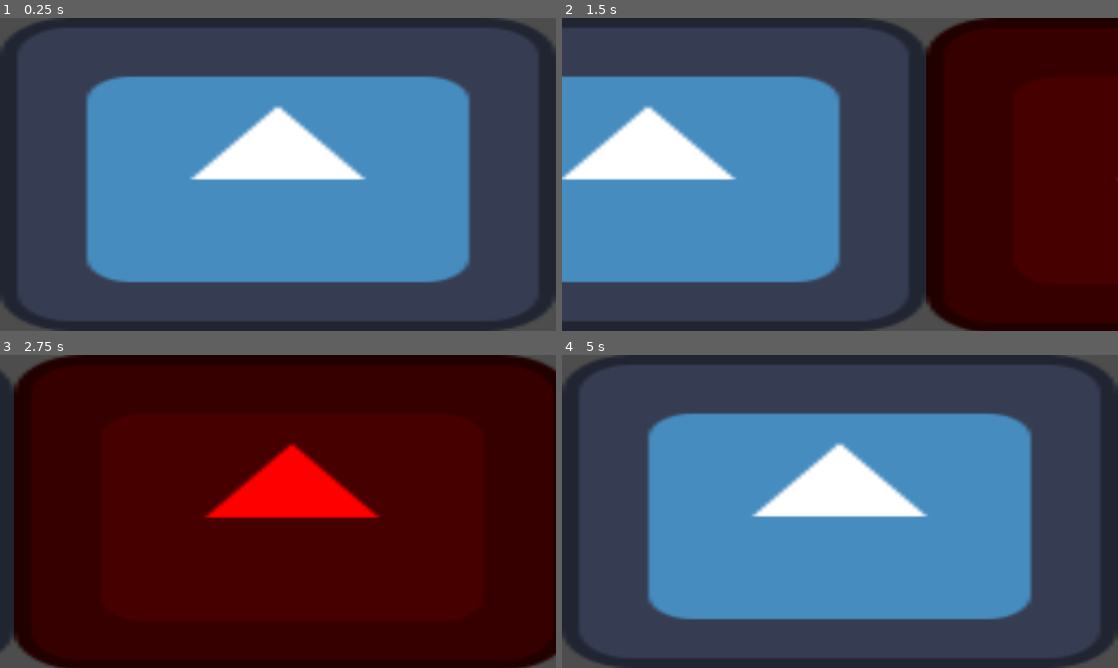
Above: before the commit, frames 1-4 (two rows, left to right).
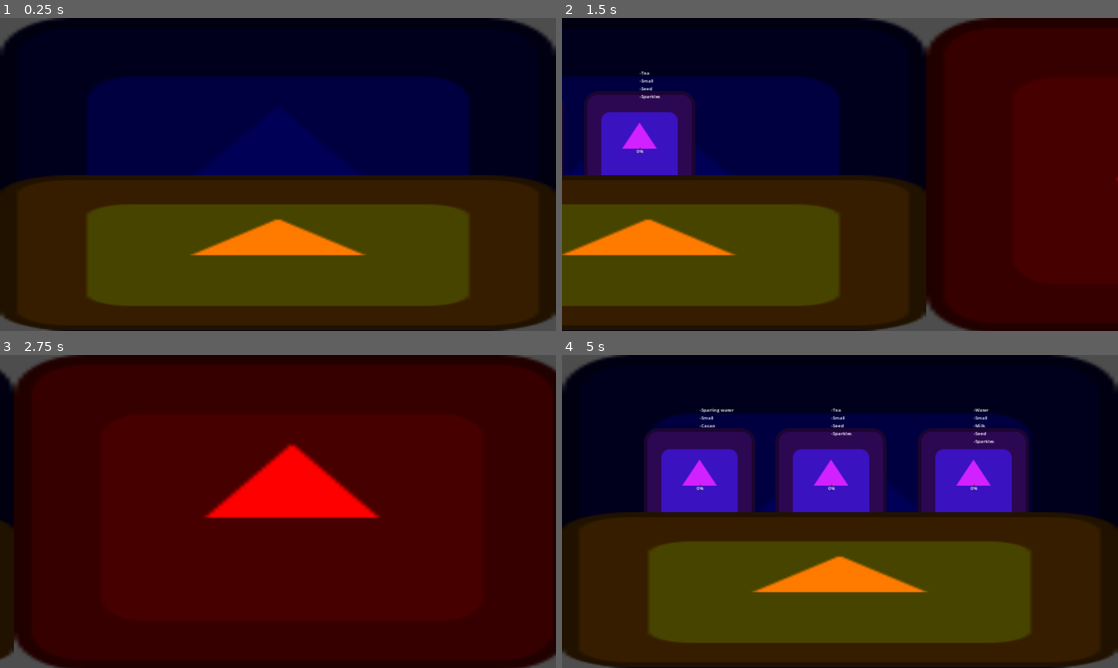
Above: after the commit, the same moments.

Repository: killerlick/creamy-cat-coffy
Game: Godot game, scene res://scenes/level.tscn
Same seed, same stepped clock (60 frames per second), same inputs: the game is played once before the commit and once after it. The project has no main scene, so this scene is started directly. The engine's default icon, where the game draws it, is replaced by a stand-in: a white triangle on a blue panel in a dark square.
Inputs:
- Up to frame 1 (0.25 s): no input
- Up to frame 2 (1.5 s): tap Enter at 0.5 s; hold D (Right) 0.53-1.28 s; hold G (spawn_cat, bound only after the commit) 0.53-1.28 s; hold Left (Left) from 1.28 s (still down); tap G (spawn_cat, bound only after the commit) at 1.35 s
- Up to frame 3 (2.75 s): release Left (Left) at 2.03 s; hold D (Right) from 2.03 s (still down); hold G (spawn_cat, bound only after the commit) from 2.03 s (still down)
- Up to frame 4 (5 s): release G (spawn_cat, bound only after the commit) at 2.78 s; tap G (spawn_cat, bound only after the commit) at 2.85, 4.35 s; release D (Right) at 3.53 s; hold G (spawn_cat, bound only after the commit) 3.53-4.28 s; hold Left (Left) from 3.53 s (still down)

The runs differ from the first frame. In frame 1, 99% of the frame differs, in the area x 0-100%, y 0-100%; in frame 2, 65%; in frame 3, 2.2%; in frame 4, 99%.

Commit message:
ajout de structure chat et boisson ,

Diff:
--- a/Globals.gd
+++ b/Globals.gd
@@ -15,20 +15,22 @@
 
 #tout les ressources a utilisés pour le jeu
 
-var ALL_ADDONS : Array[Food_elements]
-var ALL_GLASSES : Array[Food_elements]
-var ALL_LIQUID : Array[Food_elements]
-var ALL_POWDER : Array[Food_elements]
-var ALL_TOPPING : Array[Food_elements]
+var ALL_ADDONS : Array[AddonElement]
+var ALL_GLASSES : Array[GlassElement]
+var ALL_LIQUID : Array[LiquidElement]
+var ALL_POWDER : Array[PowderElement]
+var ALL_TOPPING : Array[ToppingElement]
 
+#nombre de place au comptoir
+var level_slot = 3
 
 # Called when the node enters the scene tree for the first time.
 func _ready() -> void:
 	load_ressource_from_folder("res://assets/ressources/addon/",ALL_ADDONS)
-	load_ressource_from_folder("res://assets/ressources/addon/",ALL_GLASSES)
-	load_ressource_from_folder("res://assets/ressources/addon/",ALL_LIQUID)
-	load_ressource_from_folder("res://assets/ressources/addon/",ALL_POWDER)
-	load_ressource_from_folder("res://assets/ressources/addon/",ALL_TOPPING)
+	load_ressource_from_folder("res://assets/ressources/glass/",ALL_GLASSES)
+	load_ressource_from_folder("res://assets/ressources/liquid/",ALL_LIQUID)
+	load_ressource_from_folder("res://assets/ressources/powder/",ALL_POWDER)
+	load_ressource_from_folder("res://assets/ressources/toppings/",ALL_TOPPING)
 
 
 func load_ressource_from_folder(path:String ,array_resource : Array) -> void :
--- a/assets/ressources/addon/boba.tres
+++ b/assets/ressources/addon/boba.tres
@@ -1,4 +1,4 @@
-[gd_resource type="Resource" load_steps=2 format=3 uid="uid://b8otrg3gnwq6f"]
+[gd_resource type="Resource" script_class="AddonElement" load_steps=2 format=3 uid="uid://b8otrg3gnwq6f"]
 
 [ext_resource type="Script" path="res://assets/ressources/addon/drink_addon.gd" id="1_ge5ux"]
 
@@ -6,6 +6,6 @@
 script = ExtResource("1_ge5ux")
 type = 0
 element_type = 0
-element_name = "boba"
+element_name = "Boba"
 element_sprite = Array[Texture2D]([])
 element_cost = 0
--- a/assets/ressources/glass/large.tres
+++ b/assets/ressources/glass/large.tres
@@ -1,11 +1,11 @@
-[gd_resource type="Resource" load_steps=2 format=3 uid="uid://b64tu0t5f4ah4"]
+[gd_resource type="Resource" script_class="GlassElement" load_steps=2 format=3 uid="uid://b64tu0t5f4ah4"]
 
 [ext_resource type="Script" path="res://assets/ressources/glass/drink_glass.gd" id="1_frw2n"]
 
 [resource]
 script = ExtResource("1_frw2n")
-type = 0
+type = 2
 element_type = 0
-element_name = ""
+element_name = "Large"
 element_sprite = Array[Texture2D]([])
 element_cost = 0
--- a/assets/ressources/glass/medium.tres
+++ b/assets/ressources/glass/medium.tres
@@ -1,11 +1,11 @@
-[gd_resource type="Resource" load_steps=2 format=3 uid="uid://b0nv2musutd7u"]
+[gd_resource type="Resource" script_class="GlassElement" load_steps=2 format=3 uid="uid://b0nv2musutd7u"]
 
 [ext_resource type="Script" path="res://assets/ressources/glass/drink_glass.gd" id="1_d6p7m"]
 
 [resource]
 script = ExtResource("1_d6p7m")
-type = 0
+type = 1
 element_type = 0
-element_name = ""
+element_name = "Medium"
 element_sprite = Array[Texture2D]([])
 element_cost = 0
--- a/assets/ressources/glass/small.tres
+++ b/assets/ressources/glass/small.tres
@@ -1,4 +1,4 @@
-[gd_resource type="Resource" load_steps=2 format=3 uid="uid://c2lmpjh1553w4"]
+[gd_resource type="Resource" script_class="GlassElement" load_steps=2 format=3 uid="uid://c2lmpjh1553w4"]
 
 [ext_resource type="Script" path="res://assets/ressources/glass/drink_glass.gd" id="1_23hus"]
 
@@ -6,6 +6,6 @@
 script = ExtResource("1_23hus")
 type = 0
 element_type = 0
-element_name = ""
+element_name = "Small"
 element_sprite = Array[Texture2D]([])
 element_cost = 0
--- a/assets/ressources/liquid/coffee.tres
+++ b/assets/ressources/liquid/coffee.tres
@@ -1,7 +1,12 @@
-[gd_resource type="Resource" script_class="Drink_elements" load_steps=2 format=3 uid="uid://br6ju1dfrbejq"]
+[gd_resource type="Resource" script_class="LiquidElement" load_steps=2 format=3 uid="uid://dlp51gvom4262"]
 
-[ext_resource type="Script" path="res://scripts/drink_elements.gd" id="1_eqaj7"]
+[ext_resource type="Script" path="res://assets/ressources/liquid/liquid.gd" id="1_eotkb"]
 
 [resource]
-script = ExtResource("1_eqaj7")
-element_name = ""
+script = ExtResource("1_eotkb")
+type = 0
+allow_powder = false
+element_type = 0
+element_name = "Coffee"
+element_sprite = Array[Texture2D]([])
+element_cost = 0
--- a/assets/ressources/liquid/sparkling_water.tres
+++ b/assets/ressources/liquid/sparkling_water.tres
@@ -1,11 +1,12 @@
-[gd_resource type="Resource" load_steps=2 format=3 uid="uid://b7ogrnywa7egl"]
+[gd_resource type="Resource" script_class="LiquidElement" load_steps=2 format=3 uid="uid://b7ogrnywa7egl"]
 
 [ext_resource type="Script" path="res://assets/ressources/liquid/liquid.gd" id="1_xo3ua"]
 
 [resource]
 script = ExtResource("1_xo3ua")
-type = 2
+type = 3
+allow_powder = false
 element_type = 0
-element_name = ""
+element_name = "Sparling water"
 element_sprite = Array[Texture2D]([])
 element_cost = 0
--- a/assets/ressources/liquid/tea.tres
+++ b/assets/ressources/liquid/tea.tres
@@ -1,11 +1,12 @@
-[gd_resource type="Resource" load_steps=2 format=3 uid="uid://cjxdxu5x01j6h"]
+[gd_resource type="Resource" script_class="LiquidElement" load_steps=2 format=3 uid="uid://cjxdxu5x01j6h"]
 
 [ext_resource type="Script" path="res://assets/ressources/liquid/liquid.gd" id="1_t3bf5"]
 
 [resource]
 script = ExtResource("1_t3bf5")
-type = 0
+type = 1
+allow_powder = false
 element_type = 0
-element_name = ""
+element_name = "Tea"
 element_sprite = Array[Texture2D]([])
 element_cost = 0
--- a/assets/ressources/liquid/water.tres
+++ b/assets/ressources/liquid/water.tres
@@ -1,11 +1,12 @@
-[gd_resource type="Resource" load_steps=2 format=3 uid="uid://cvjsv241rqhj4"]
+[gd_resource type="Resource" script_class="LiquidElement" load_steps=2 format=3 uid="uid://cvjsv241rqhj4"]
 
 [ext_resource type="Script" path="res://assets/ressources/liquid/liquid.gd" id="1_utn23"]
 
 [resource]
 script = ExtResource("1_utn23")
-type = 0
+type = 2
+allow_powder = true
 element_type = 0
-element_name = ""
+element_name = "Water"
 element_sprite = Array[Texture2D]([])
 element_cost = 0
--- a/assets/ressources/powder/milk.tres
+++ b/assets/ressources/powder/milk.tres
@@ -1,11 +1,11 @@
-[gd_resource type="Resource" load_steps=2 format=3 uid="uid://babak044bwwcd"]
+[gd_resource type="Resource" script_class="PowderElement" load_steps=2 format=3 uid="uid://babak044bwwcd"]
 
 [ext_resource type="Script" path="res://assets/ressources/powder/powder.gd" id="1_wgiu6"]
 
 [resource]
 script = ExtResource("1_wgiu6")
-type = 0
+type = 1
 element_type = 0
-element_name = ""
+element_name = "Milk"
 element_sprite = Array[Texture2D]([])
 element_cost = 0
--- a/assets/ressources/powder/strawberry.tres
+++ b/assets/ressources/powder/strawberry.tres
@@ -1,11 +1,11 @@
-[gd_resource type="Resource" load_steps=2 format=3 uid="uid://dt607lqqs1y2v"]
+[gd_resource type="Resource" script_class="PowderElement" load_steps=2 format=3 uid="uid://dt607lqqs1y2v"]
 
 [ext_resource type="Script" path="res://assets/ressources/powder/powder.gd" id="1_lxudk"]
 
 [resource]
 script = ExtResource("1_lxudk")
-type = 0
+type = 2
 element_type = 0
-element_name = ""
+element_name = "Strawberry"
 element_sprite = Array[Texture2D]([])
 element_cost = 0
--- a/assets/ressources/toppings/milk_cream.tres
+++ b/assets/ressources/toppings/milk_cream.tres
@@ -1,11 +1,11 @@
-[gd_resource type="Resource" load_steps=2 format=3 uid="uid://eyu3fitbp1ty"]
+[gd_resource type="Resource" script_class="ToppingElement" load_steps=2 format=3 uid="uid://eyu3fitbp1ty"]
 
 [ext_resource type="Script" path="res://assets/ressources/toppings/topping.gd" id="1_oo3f1"]
 
 [resource]
 script = ExtResource("1_oo3f1")
-type = 0
+type = 1
 element_type = 0
-element_name = ""
+element_name = "Milk Cream"
 element_sprite = Array[Texture2D]([])
 element_cost = 0
--- a/assets/ressources/toppings/sparkles.tres
+++ b/assets/ressources/toppings/sparkles.tres
@@ -1,11 +1,11 @@
-[gd_resource type="Resource" load_steps=2 format=3 uid="uid://p4iu8h0fpadm"]
+[gd_resource type="Resource" script_class="ToppingElement" load_steps=2 format=3 uid="uid://p4iu8h0fpadm"]
 
 [ext_resource type="Script" path="res://assets/ressources/toppings/topping.gd" id="1_qd6if"]
 
 [resource]
 script = ExtResource("1_qd6if")
-type = 0
+type = 2
 element_type = 0
-element_name = ""
+element_name = "Sparkles"
 element_sprite = Array[Texture2D]([])
 element_cost = 0
--- a/project.godot
+++ b/project.godot
@@ -38,6 +38,11 @@
 , Object(InputEventKey,"resource_local_to_scene":false,"resource_name":"","device":0,"window_id":0,"alt_pressed":false,"shift_pressed":false,"ctrl_pressed":false,"meta_pressed":false,"pressed":false,"keycode":0,"physical_keycode":81,"key_label":0,"unicode":0,"location":0,"echo":false,"script":null)
 ]
 }
+spawn_cat={
+"deadzone": 0.5,
+"events": [Object(InputEventKey,"resource_local_to_scene":false,"resource_name":"","device":0,"window_id":0,"alt_pressed":false,"shift_pressed":false,"ctrl_pressed":false,"meta_pressed":false,"pressed":false,"keycode":0,"physical_keycode":71,"key_label":0,"unicode":0,"location":0,"echo":false,"script":null)
+]
+}
 
 [rendering]
 
--- a/scenes/Cat.tscn
+++ b/scenes/Cat.tscn
@@ -1,14 +1,26 @@
-[gd_scene load_steps=2 format=3 uid="uid://cw5xrbfnapuyr"]
+[gd_scene load_steps=3 format=3 uid="uid://cw5xrbfnapuyr"]
 
 [ext_resource type="Script" path="res://scripts/cat.gd" id="1_x41no"]
+[ext_resource type="Texture2D" uid="uid://dhjuoxaevqqr1" path="res://icon.svg" id="2_qilwo"]
 
 [node name="Cat" type="Node2D"]
 script = ExtResource("1_x41no")
 
 [node name="Cat_sprite" type="Sprite2D" parent="."]
+modulate = Color(0.819608, 0.313726, 1, 1)
+self_modulate = Color(1, 0.411765, 1, 1)
+scale = Vector2(3, 3)
+texture = ExtResource("2_qilwo")
 
 [node name="Bar_attente" type="ProgressBar" parent="."]
 offset_right = 4.0
 offset_bottom = 27.0
 
 [node name="Order_bubble" type="Node2D" parent="."]
+
+[node name="Order_text" type="Label" parent="."]
+offset_top = -268.0
+offset_right = 115.0
+offset_bottom = -245.0
+text = "je veux un truc
+un cafe , du matcha"
--- a/scenes/Cuisine.tscn
+++ b/scenes/Cuisine.tscn
@@ -1,8 +1,10 @@
-[gd_scene load_steps=2 format=3 uid="uid://qrpje8cifsi8"]
+[gd_scene load_steps=3 format=3 uid="uid://qrpje8cifsi8"]
 
+[ext_resource type="Script" path="res://scripts/cuisine.gd" id="1_i2id2"]
 [ext_resource type="Texture2D" uid="uid://dhjuoxaevqqr1" path="res://icon.svg" id="1_pogff"]
 
 [node name="Cuisine" type="Node2D"]
+script = ExtResource("1_i2id2")
 
 [node name="Sprite2D" type="Sprite2D" parent="."]
 modulate = Color(1, 0, 0, 1)
--- a/scenes/comptoir.tscn
+++ b/scenes/comptoir.tscn
@@ -1,10 +1,81 @@
-[gd_scene load_steps=2 format=3 uid="uid://cl3o4tlt4d7sv"]
+[gd_scene load_steps=3 format=3 uid="uid://cl3o4tlt4d7sv"]
 
 [ext_resource type="Texture2D" uid="uid://dhjuoxaevqqr1" path="res://icon.svg" id="1_cfgpo"]
+[ext_resource type="Script" path="res://scripts/comptoir.gd" id="1_l3mem"]
 
 [node name="Comptoir" type="Node2D"]
+script = ExtResource("1_l3mem")
 
-[node name="ColorRect" type="Sprite2D" parent="."]
+[node name="background" type="Sprite2D" parent="."]
+modulate = Color(0, 0, 0.337255, 1)
+z_index = -10
 scale = Vector2(15, 8.438)
 texture = ExtResource("1_cfgpo")
 centered = false
+
+[node name="catEmplacement" type="Node2D" parent="."]
+visible = false
+
+[node name="formation 2" type="Node2D" parent="catEmplacement"]
+visible = false
+
+[node name="chat 1" type="Marker2D" parent="catEmplacement/formation 2" groups=["chats_2"]]
+position = Vector2(1182, 445)
+
+[node name="chat 2" type="Marker2D" parent="catEmplacement/formation 2" groups=["chats_2"]]
+position = Vector2(568, 445)
+
+[node name="formation 3" type="Node2D" parent="catEmplacement"]
+visible = false
+
+[node name="chat 1" type="Marker2D" parent="catEmplacement/formation 3" groups=["chats_3"]]
+position = Vector2(476, 445)
+
+[node name="chat 2" type="Marker2D" parent="catEmplacement/formation 3" groups=["chats_3"]]
+position = Vector2(930, 445)
+
+[node name="chat 3" type="Marker2D" parent="catEmplacement/formation 3" groups=["chats_3"]]
+position = Vector2(1422, 445)
+
+[node name="formation 4" type="Node2D" parent="catEmplacement"]
+visible = false
+
+[node name="chat 1" type="Marker2D" parent="catEmplacement/formation 4" groups=["chats_4"]]
+position = Vector2(286, 445)
+
+[node name="chat 2" type="Marker2D" parent="catEmplacement/formation 4" groups=["chats_4"]]
+position = Vector2(692, 438)
+
+[node name="chat 3" type="Marker2D" parent="catEmplacement/formation 4" groups=["chats_4"]]
+position = Vector2(1113, 445)
+
+[node name="chat 4" type="Marker2D" parent="catEmplacement/formation 4" groups=["chats_4"]]
+position = Vector2(1513, 445)
+
+[node name="formation 5" type="Node2D" parent="catEmplacement"]
+visible = false
+
+[node name="chat 1" type="Marker2D" parent="catEmplacement/formation 5" groups=["chats_5"]]
+position = Vector2(253, 445)
+
+[node name="chat 2" type="Marker2D" parent="catEmplacement/formation 5" groups=["chats_5"]]
+position = Vector2(602, 438)
+
+[node name="chat 3" type="Marker2D" parent="catEmplacement/formation 5" groups=["chats_5"]]
+position = Vector2(932, 445)
+
+[node name="chat 4" type="Marker2D" parent="catEmplacement/formation 5" groups=["chats_5"]]
+position = Vector2(1289, 445)
+
+[node name="chat 5" type="Marker2D" parent="catEmplacement/formation 5" groups=["chats_5"]]
+position = Vector2(1572, 445)
+
+[node name="comptoir" type="Sprite2D" parent="."]
+modulate = Color(1, 0.482353, 0, 1)
+z_index = 10
+position = Vector2(0, 543)
+scale = Vector2(15, 4.17188)
+texture = ExtResource("1_cfgpo")
+centered = false
+
+[node name="drinkEmplacement" type="Node2D" parent="."]
--- a/scripts/cat.gd
+++ b/scripts/cat.gd
@@ -1,25 +1,38 @@
+
+class_name Cat
 extends Node2D
+
 
 var drink_wanted : DrinkData
 
 @onready var cat_sprite : Sprite2D = $"Cat sprite"
-@onready var bar_attente : Sprite2D = $Bar_attente
-@onready var order_bubble : Sprite2D =$Order_bubble
+@onready var bar_attente : ProgressBar = $Bar_attente
+@onready var order_bubble : Node2D =$Order_bubble
+@onready var order_text : Label = $Order_text
 
 
 
 
 # Called when the node enters the scene tree for the first time.
 func _ready() -> void:
-	pass # Replace with function body.
+	drink_wanted=DrinkData.new()
+	await generate_drink()
+	print(drink_wanted.to_string())
+	set_order_text(drink_wanted.get_all_ingredients())
+
 
 
 # Called every frame. 'delta' is the elapsed time since the previous frame.
 func _process(delta: float) -> void:
 	pass
 
+func set_order_text(orders:Array[String]):
+	var text = ""
+	for ingredient in orders:
+		text+= "-"+ingredient+"\n"
+	order_text.text = text
+
+
 
 func generate_drink() -> void :
-
-
-	pass
+	drink_wanted.random_drink()
--- /dev/null
+++ b/scripts/comptoir.gd
@@ -0,0 +1,15 @@
+class_name Comptoir
+extends Node2D
+
+
+
+# Called when the node enters the scene tree for the first time.
+func _ready() -> void:
+	pass
+
+# Called every frame. 'delta' is the elapsed time since the previous frame.
+func _process(delta: float) -> void:
+	pass
+
+func spawn_cat():
+	pass
--- /dev/null
+++ b/scripts/cuisine.gd
@@ -0,0 +1,12 @@
+class_name Cuisine
+extends Node2D
+
+
+# Called when the node enters the scene tree for the first time.
+func _ready() -> void:
+	pass # Replace with function body.
+
+
+# Called every frame. 'delta' is the elapsed time since the previous frame.
+func _process(delta: float) -> void:
+	pass
--- a/scripts/drink_data.gd
+++ b/scripts/drink_data.gd
@@ -39,6 +39,19 @@
 
 	return true
 
+func get_all_ingredients() -> Array[String]:
+	var ingredients:Array[String] = []
+
+	ingredients.append(liquid.element_name)
+	ingredients.append(glass.element_name)
+	if powder != null:
+		ingredients.append(powder.element_name)
+	for addon in addons:
+		ingredients.append(addon.element_name)
+	for topping in toppings:
+		ingredients.append(topping.element_name)
+	return ingredients
+
 func random_drink()->void:
 
 	addons.clear()
@@ -55,15 +68,13 @@
 	if liquid.allow_powder:
 		powder = Globals.ALL_POWDER.pick_random()
 
-
-
 func _to_string() -> String:
 
 	var text = ""
-
+	text += "Glass : " + str(glass.element_name) + "\n"
 	text += "Liquid : " + str(liquid.element_name) + "\n"
-	text += "Glass : " + str(glass.element_name) + "\n"
-	text += "Powder : " + str(powder.element_name) + "\n"
+	if powder != null:
+		text += "Powder : " + str(powder.element_name) + "\n"
 
 	text += "Addons : "
 	for addon in addons:
--- a/scripts/level.gd
+++ b/scripts/level.gd
@@ -2,13 +2,25 @@
 
 var in_kitchen : bool = false
 var posX : float = 0.0
+var cat_structure : PackedScene
 
 @onready var camera2d : Camera2D = $Camera2D
+@onready var comptoir : Comptoir = $Comptoir
+@onready var cuisine : Cuisine = $Cuisine
+
+var slot_available : int = Globals.level_slot
+var slots_state : Array
 
 func _ready() -> void:
-	pass # Replace with function body.
+	cat_structure = preload("res://scenes/Cat.tscn")
+	var nodes = get_tree().get_nodes_in_group("chats_"+str(slot_available))
+	for node in nodes:
+		slots_state.append({
+			"position" : node.position,
+			"available" : true
+		})
 
-# Called every frame. 'delta' is the elapsed time since the previous frame.
+
 func _process(delta: float) -> void:
 	camera2d.position.x = lerp(camera2d.position.x, posX, 5.0*delta) #change de scene de facon fluide
 
@@ -19,6 +31,9 @@
 	elif(event.is_action_pressed("Left")):
 		if in_kitchen == true:
 			change_scene()
+	if event.is_action_pressed("spawn_cat"):
+		spawn_cat()
+
 
 #comptoir to cuisine , cuisine to comptoir
 func change_scene() -> void :
@@ -28,3 +43,12 @@
 	elif(in_kitchen == true):
 		in_kitchen = false
 		posX = 0.0
+
+func spawn_cat()-> void:
+	var cat = cat_structure.instantiate()
+	for i in slots_state:
+		if i.available == true:
+			cat.position = i.position
+			i.available = false
+			add_child(cat)
+			break
